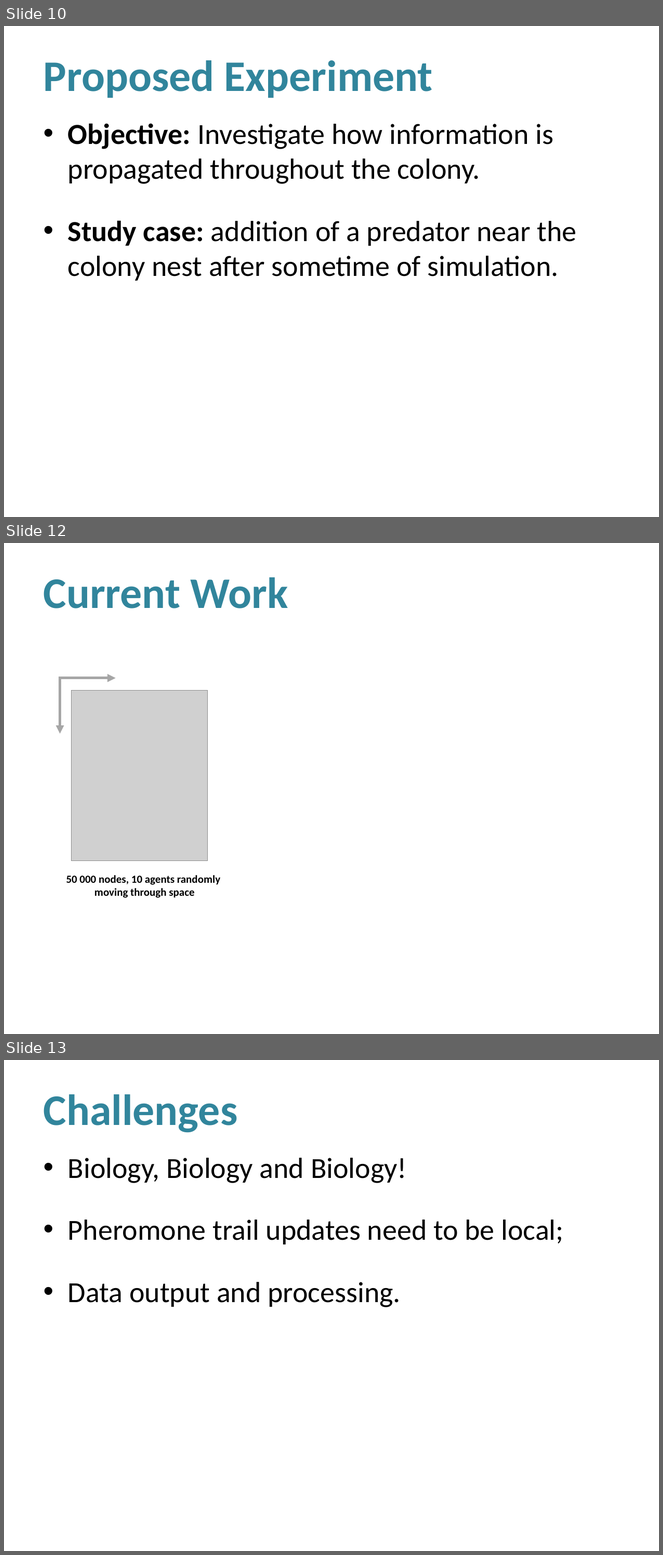
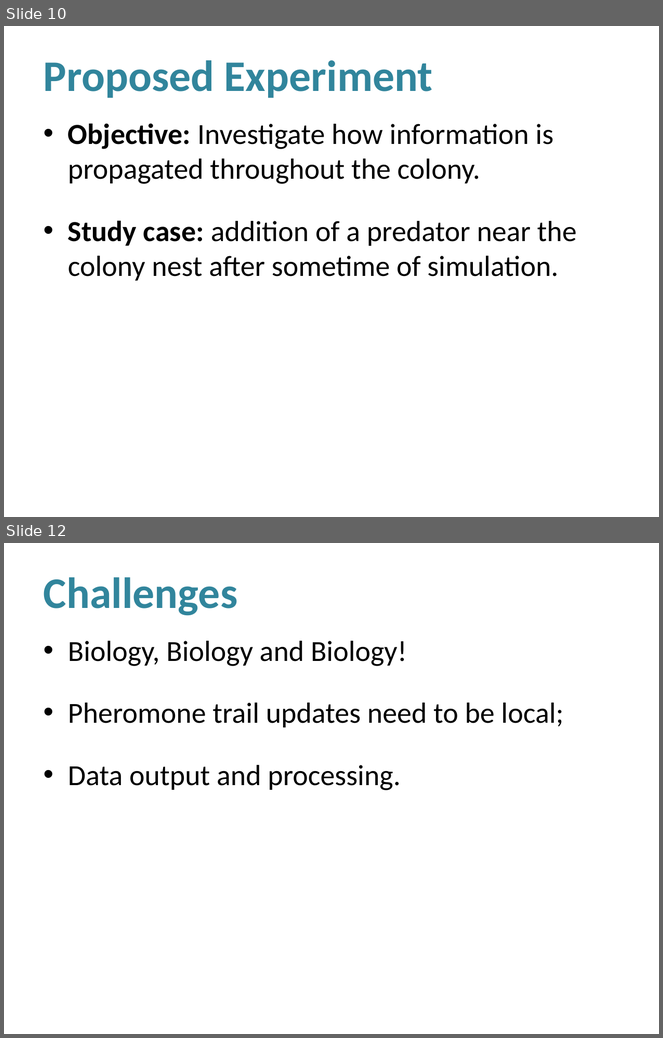
Before and after one commit to luiz-filipe/msc-project, a slide deck: presentation-june/Presentation.pptx. Shown one above the other, each under a label of ours: slides 10, 12 and 13 before the commit, slides 10 and 12 after it; the slides between them are not shown. The pictures are 663x1555 and 663x1038 pixels, drawn with LibreOffice and Linux fonts; fonts in the diff are those of the drawing; grey boxes stand for pictures; background and template pictures are left out. Boxes give left, top, right and bottom in pixels: in the first picture for what was removed or moved away, otherwise in the second. Text is boxed around its words. In the diff, an @@ line names an element or a change of style, - is before the commit and + after.

```diff
--- a/presentation-june/Presentation.pptx
+++ b/presentation-june/Presentation.pptx
@@ slide 12 removed at [4, 543, 659, 1034], background picture (left out) @@
@@ title removed at [44, 577, 288, 609] @@
-Current Work
@@ arrow removed from (59, 678) to (115, 678) @@
@@ arrow removed from (60, 677) to (60, 734) @@
@@ picture removed at [72, 691, 208, 861] @@
@@ text removed at [66, 875, 220, 898] @@
-50 000 nodes, 10 agents randomly
-moving through space
@@ what was slide 13 is now slide 12 @@
```
Also in this commit, not shown: 2 slides changed, 6 other files.
